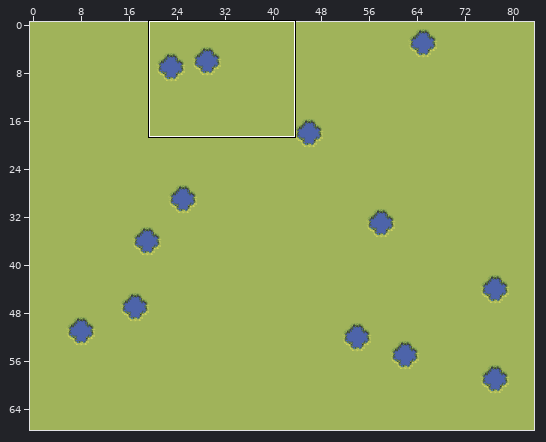
One commit to this Tiled map (JSON): src/assets/tilemaps/generated/1-7.tmj. Above, an overview of the earlier version with the close-up marked.
Close-up. As it was:
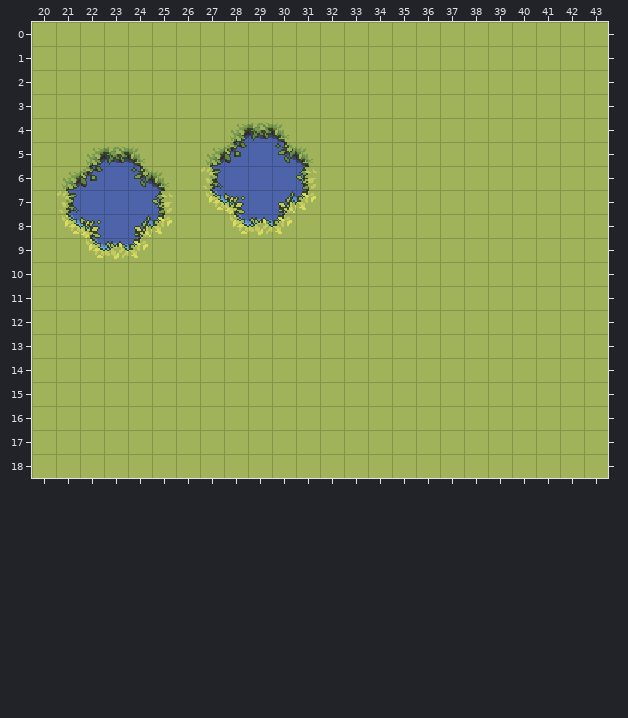
Cells are 16x16 px. Shown: x 20..43, y 0..18. The commit also changed other parts of the map, which this record leaves out.
And afterwards:
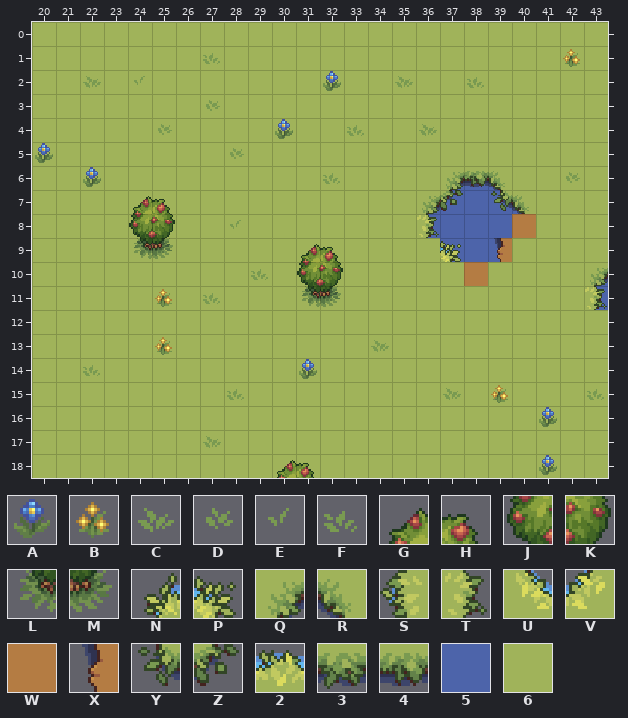
Key: from "Details": A 120, B 128, C 156, D 157, E 160, F 161; from "Trees_rocks": G 163, H 164, J 179, K 180, L 195, M 196; from "Water_coasts": N 41, P 43, Q 44, R 45, S 80, T 82, U 83, V 84, W 92, X 97, Y 119, Z 121, 2 159, 3 197, 4 198; from "Water_detilazation": 5 0; from "ground_grasss": 6 55.
_ is an empty cell, # one hidden under a higher layer.
From old to new:
Layer "Base":
y 4: x 28..30 555 -> 666
y 5: x 22..24 555 -> 666; x 27..31 55555 -> 66666
y 6: x 21..25 55555 -> 66666; x 27..31 55555 -> 66666; x 37..39 666 -> 555
y 7: x 21..25 55555 -> 66666; x 27..31 55555 -> 66666; x 36..40 66666 -> 55555
y 8: x 21..25 55555 -> 66666; x 28..30 555 -> 666; x 36..40 66666 -> 5555#
y 9: x 22..25 555# -> 6666; x 37..39 666 -> 555
y 10: x 38 6 -> #; x 43 6 -> 5
y 11: x 43 6 -> 5
Layer "Agua":
y 1: x 27 _ -> F; x 42 _ -> B
y 2: x 22 _ -> C; x 24 _ -> E; x 32 _ -> A; x 35 _ -> C; x 38 _ -> F
y 3: x 27 _ -> D
y 4: x 25 _ -> D; x 28..30 Q3R -> __A; x 33 _ -> F; x 36 _ -> C
y 5: x 20 _ -> A; x 22..24 Q3R -> ___; x 27..28 QZ -> _D; x 30..31 YR -> __
y 6: x 21..22 QZ -> _A; x 24..25 YR -> __; x 27 T -> _; x 31..32 S_ -> _F; x 37..39 ___ -> Q4R; x 42 _ -> D
y 7: x 21 T -> _; x 24..25 _S -> GH; x 27..28 UP -> __; x 30..31 NV -> __; x 36..37 __ -> QZ; x 39..40 __ -> YR
y 8: x 21..22 UP -> __; x 24..25 NV -> JK; x 28..30 U2V -> E__; x 36 _ -> T; x 40 _ -> W
y 9: x 22..25 U2V6 -> __LM; x 31..32 __ -> GH; x 37 _ -> P; x 39 _ -> X
y 10: x 29 _ -> F; x 31..32 __ -> JK; x 38 _ -> W; x 43 _ -> Q
y 11: x 25 _ -> B; x 27 _ -> F; x 31..32 __ -> LM; x 43 _ -> T
y 13: x 25 _ -> B; x 34 _ -> C
y 14: x 22 _ -> F; x 31 _ -> A
y 15: x 28 _ -> F; x 37 _ -> C; x 39 _ -> B; x 43 _ -> F
y 16: x 41 _ -> A
y 17: x 27 _ -> C
y 18: x 30..31 __ -> GH; x 41 _ -> A
